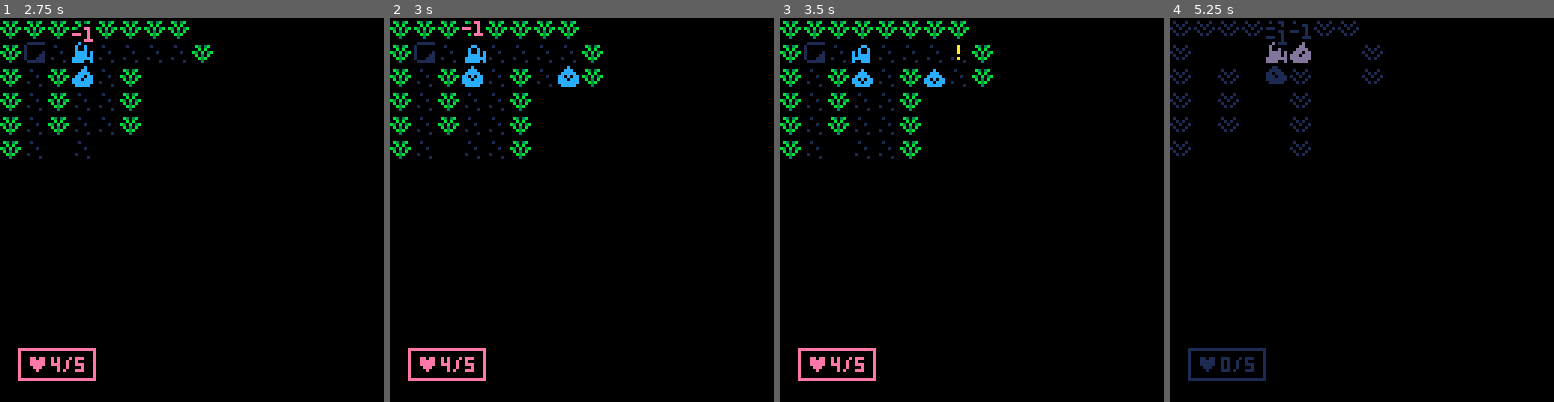
Above: before the commit, frames 1-4 (left to right).
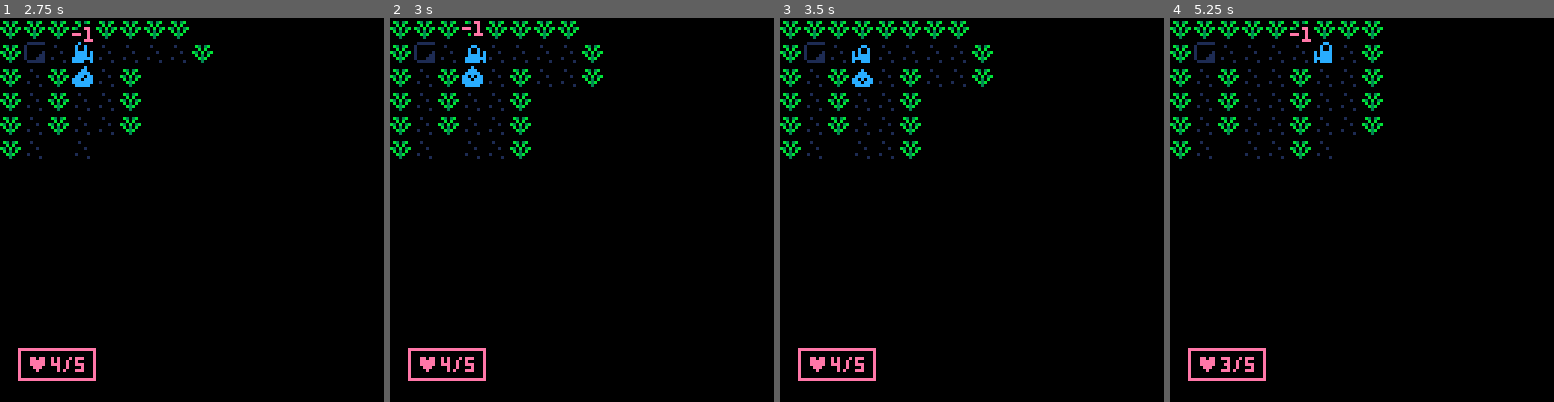
Above: after the commit, the same moments.

Repository: samanpwbb/pico-8
Game: PICO-8 cartridge testgame.p8
Two runs of this game, one before a commit and one after it. Both use one fixed random seed, a clock stepped at 60 frames per second and the inputs below.
Inputs:
- Up to frame 1 (2.75 s): tap X (X key) at 0.33, 1.07, 1.85 s; tap O (Z key) at 0.7, 1.7, 2.1, 2.5 s; hold Right 1.6-2.1 s; hold Up 2.15-2.42 s; hold Right from 2.47 s (still down)
- Up to frame 2 (3 s): keep holding Right; tap O (Z key) at 2.9 s; tap X (X key) at 2.97 s
- Up to frame 3 (3.5 s): release Right at 3.03 s; hold Left from 3.08 s (still down); tap O (Z key) at 3.3 s
- Up to frame 4 (5.25 s): release Left at 3.58 s; hold Down 3.63-3.97 s; tap O (Z key) every 0.4 s from 3.7 to 4.9 s; hold Right 4.02-4.68 s; tap X (X key) at 4.08, 5.2 s; hold Up 4.73-5.03 s; hold Left from 5.08 s (still down)

Frame 1 is identical in both runs. In frame 2, 0.2% of the frame differs, in the area x 43-50%, y 12-18%; in frame 3, 0.2%; in frame 4, 4.9%, in the area x 0-56%, y 0-95%.

Commit message:
tutorial 18

Diff:
--- a/testgame.p8
+++ b/testgame.p8
@@ -78,7 +78,7 @@
 function update_pturn()
  dobtnbuff()
  p_t=min(p_t+0.2,1)
- p_mob.mov(p_mob,p_t)
+ p_mob:mov(p_mob)
 
  if p_t==1 then
  	_upd=update_game
@@ -93,7 +93,7 @@
  p_t=min(p_t+0.2,1)
  for m in all(mob) do
   if m!=p_mob and m.mov then
-   	m.mov(m,p_t)
+   	m:mov(m)
   end
  end
  if p_t==1 then
@@ -149,10 +149,8 @@
  end
 
  --draw mobs
- for m in all(mob) do
-  if m!=p_mob then
-   drawmob(m)
-  end
+ for i=#mob,1,-1 do
+  drawmob(mob[i])
  end
  drawmob(p_mob)
 
@@ -218,7 +216,7 @@
  local p,kmax,col,k=flr(mid(0,fadeperc,1)*100)
  for j=1,15 do
   col=j
-  kmax=flr((p+(j*1.5))/20)
+  kmax=flr((p+j*1.5)/20)
   for k=1,kmax do
    col=dpal[col]
   end
@@ -282,14 +280,14 @@
   _upd=update_pturn
 
   local mob=getmob(destx,desty)
-  if mob==false then
-	if fget(tle,1) then
-	 trig_bump(tle,destx,desty)
-	end
-	else
+  if mob then
    sfx(58)
-	 hitmob(p_mob,mob)
-	end
+	  hitmob(p_mob,mob)
+ 	else
+  	if fget(tle,1) then
+	   trig_bump(tle,destx,desty)
+  	end
+ 	end
  end
  unfog()
 end
@@ -326,15 +324,15 @@
 end
 
 function iswalkable(x,y,mode)
- if mode==nil then mode="" end
+ local mode=mode or ""
  if inbounds(x,y) then
   local tle=mget(x,y)
   if mode=="sight" then
    return not fget(tle,2)
   end
-  if fget(tle,0)==false then
+  if not fget(tle,0) then
    if mode=="checkmobs" then
-    return getmob(x,y)==false
+    return not getmob(x,y)
    end
    return true
   end
@@ -380,20 +378,16 @@
   return true
  end
  if x1<x2 then
-  sx=1
-  dx=x2-x1
+  sx,dx=1,x2-x1
  else
-  sx=-1
-  dx=x1-x2
+  sx,dx=-1,x1-x2
  end
  if y1<y2 then
-  sy=1
-  dy=y2-y1
+  sy,dy=1,y2-y1
  else
-  sy=-1
-  dy=y1-y2
- end
- local err, e2 = dx-dy, nil
+  sy,dy=-1,y1-y2
+ end
+ local err,e2=dx-dy
 
  while not(x1==x2 and y1==y2) do
   if not frst and iswalkable(x1,y1,"sight")==false then
@@ -402,11 +396,11 @@
   frst=false
   e2=err+err
   if e2>-dy then
-   err=err-dy
+   err-=dy
    x1=x1+sx
   end
   if e2<dx then
-   err=err+dx
+   err+=dx
    y1=y1+sy
   end
  end
@@ -417,7 +411,8 @@
  local px,py=p_mob.x,p_mob.y
  for x=0,15 do
   for y=0,15 do
-   if dist(px,py,x,y)<=p_mob.los and los(px,py,x,y) then
+
+   if fog[x][y]==1 and dist(px,py,x,y)<=p_mob.los and los(px,py,x,y) then
     unfogtile(x,y)
    end
   end
@@ -465,13 +460,13 @@
   -- clear clip to draw btn outside
   clip()
 
-  if w.dur!=nil then
+  if w.dur then
    w.dur-=1
    if w.dur<=0 then
-    local dif = w.h/4
+    local dif=w.h/4
     w.y+=dif/2
     w.h-=dif
-    if wh<3 then
+    if w.h<3 then
      del(wind,w)
     end
    end
@@ -554,26 +549,19 @@
 end
 
 function mobflip(mb,dx)
- if dx<0 then
-	 mb.flp=true
-	elseif dx>0 then
-	 mb.flp=false
-	end
-end
-
-function mov_walk(mb,at)
- mb.ox=mb.ox*(1-at)
- mb.oy=mb.oy*(1-at)
-end
-
-function mov_bump(mb,at)
- --★
- local tme=at
- if at>0.5 then
- 	tme=1-at
- end
- mb.ox=mb.sox*tme
- mb.oy=mb.soy*tme
+ mb.flp=dy!=0 and mb.flp or dx<0
+end
+
+function mov_walk(self)
+ local tme=1-p_t
+ self.ox=self.sox*tme
+ self.oy=self.soy*tme
+end
+
+function mov_bump(self)
+ local tme=p_t>0.5 and 1-p_t or p_t
+ self.ox=self.sox*tme
+ self.oy=self.soy*tme
 end
 
 function doai()
@@ -778,10 +766,10 @@
 __map__
 0202020202020202020202020202020200000000000000000000000000000000000000000000000000000000000000000000000000000000000000000000000000000000000000000000000000000000000000000000000000000000000000000000000000000000000000000000000000000000000000000000000000000000
 020f01010101010102010e02010c010200000000000000000000000000000000000000000000000000000000000000000000000000000000000000000000000000000000000000000000000000000000000000000000000000000000000000000000000000000000000000000000000000000000000000000000000000000000
-02010201c00201c0020101020101010200000000000000000000000000000000000000000000000000000000000000000000000000000000000000000000000000000000000000000000000000000000000000000000000000000000000000000000000000000000000000000000000000000000000000000000000000000000
+02010201c0020101020101020101010200000000000000000000000000000000000000000000000000000000000000000000000000000000000000000000000000000000000000000000000000000000000000000000000000000000000000000000000000000000000000000000000000000000000000000000000000000000
 0201020101020101020101020101010200000000000000000000000000000000000000000000000000000000000000000000000000000000000000000000000000000000000000000000000000000000000000000000000000000000000000000000000000000000000000000000000000000000000000000000000000000000
 02010201010201010201010d0101010200000000000000000000000000000000000000000000000000000000000000000000000000000000000000000000000000000000000000000000000000000000000000000000000000000000000000000000000000000000000000000000000000000000000000000000000000000000
-0201060101020101020101020101010200000000000000000000000000000000000000000000000000000000000000000000000000000000000000000000000000000000000000000000000000000000000000000000000000000000000000000000000000000000000000000000000000000000000000000000000000000000
+02010601010201c0020101020101010200000000000000000000000000000000000000000000000000000000000000000000000000000000000000000000000000000000000000000000000000000000000000000000000000000000000000000000000000000000000000000000000000000000000000000000000000000000
 0201010101010101020107020101010200000000000000000000000000000000000000000000000000000000000000000000000000000000000000000000000000000000000000000000000000000000000000000000000000000000000000000000000000000000000000000000000000000000000000000000000000000000
 020202020202020d02020202020d020200000000000000000000000000000000000000000000000000000000000000000000000000000000000000000000000000000000000000000000000000000000000000000000000000000000000000000000000000000000000000000000000000000000000000000000000000000000
 0201010702010101010101020101010200000000000000000000000000000000000000000000000000000000000000000000000000000000000000000000000000000000000000000000000000000000000000000000000000000000000000000000000000000000000000000000000000000000000000000000000000000000
